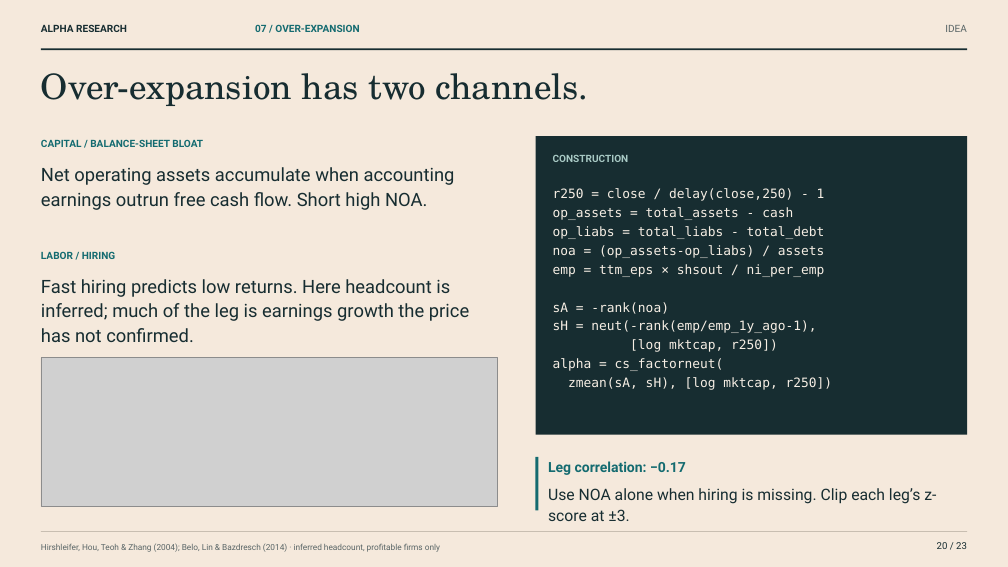
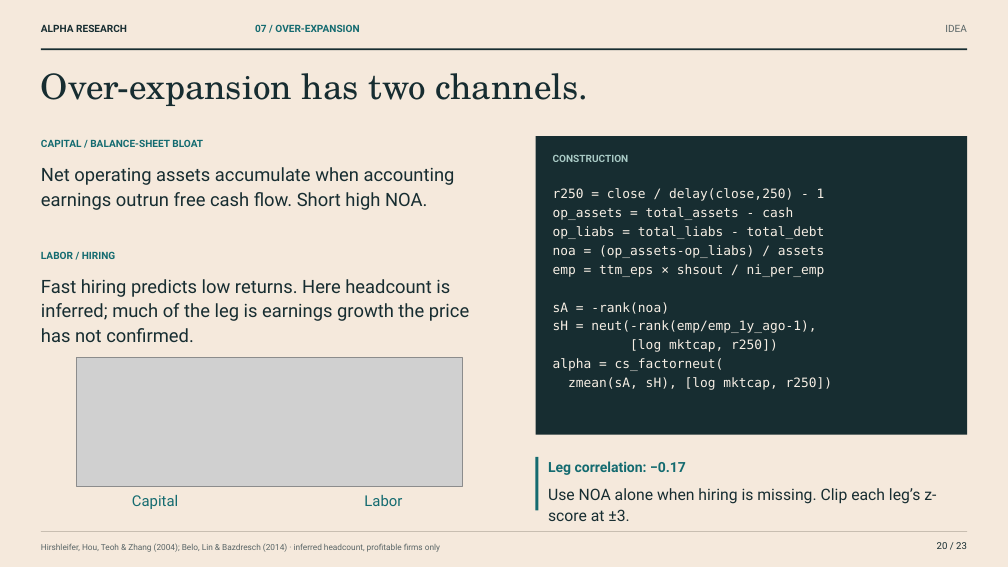
Before and after one commit to Al-lenZ/presentation-deck, a slide deck: slide 20 of deliverables/alpha-research.pptx. Drawn at 1008x567 pixels with LibreOffice and Linux fonts; fonts in the diff are those of the drawing; grey boxes stand for pictures. Boxes give left, top, right and bottom in pixels: in the first picture for what was removed or moved away, otherwise in the second. Text is boxed around its words. In the diff, an @@ line names an element or a change of style, - is before the commit and + after.

```diff
--- a/deliverables/alpha-research.pptx
+++ b/deliverables/alpha-research.pptx
@@ picture: place and size @@
-picture at bbox=[41, 358, 498, 507]
+picture at bbox=[76, 358, 462, 486]
@@ text added at bbox=[132, 495, 178, 509], 17 pt, text #146B70 @@
+Capital
@@ text added at bbox=[364, 495, 402, 506], 17 pt, text #146B70 @@
+Labor
```
Also in this commit, not shown: 8 other slides changed, 7 other files.
